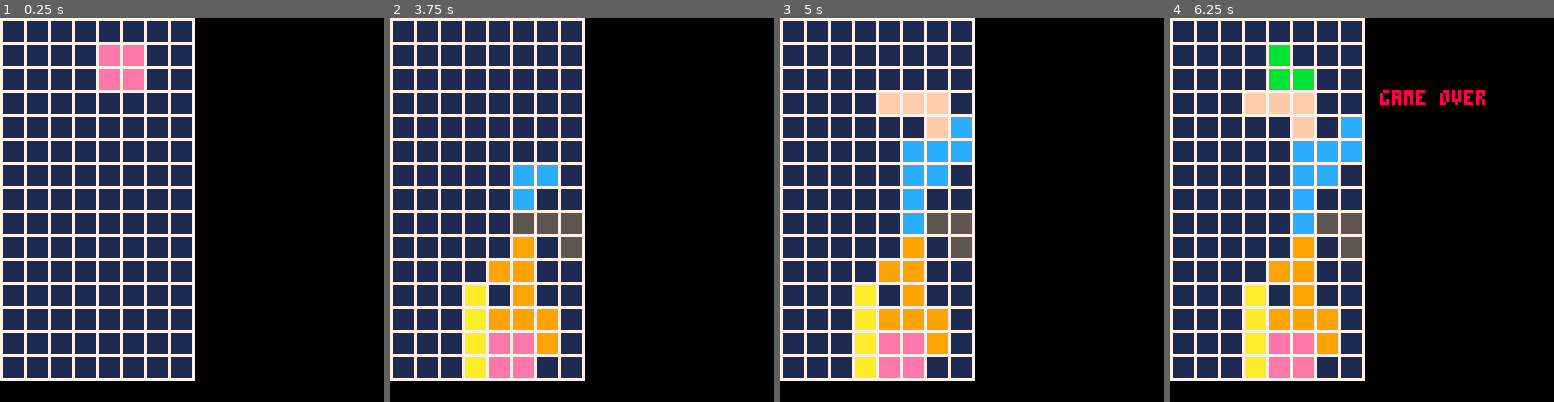
Above: before the commit, frames 1-4 (left to right).
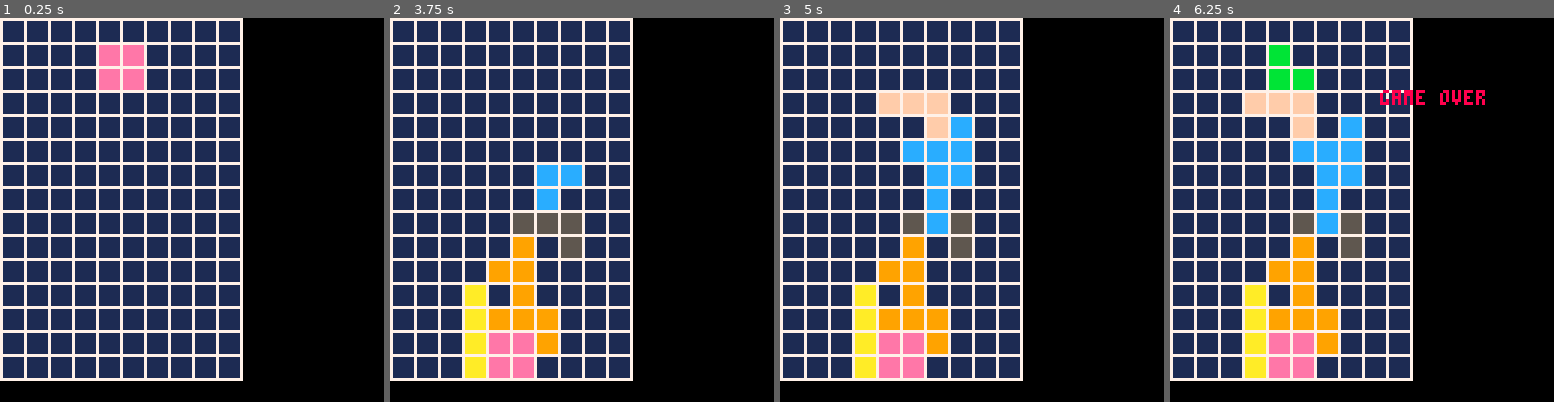
Above: after the commit, the same moments.

Repository: andrewedstrom/tetris-pico-8
Game: PICO-8 cartridge tetris.p8
The game is run twice, just before and just after one commit, with the same random seed, the same clock (stepped at 60 frames per second) and the same inputs.
Inputs:
- Up to frame 1 (0.25 s): no input
- Up to frame 2 (3.75 s): tap O (Z key) at 0.33, 0.7, 1.43, 2.22, 3.1 s; tap X (X key) at 1.07, 2.07, 2.4, 2.73, 3.07, 3.4, 3.73 s; hold Left 1.97-2.37 s; hold Down 2.42-2.82 s; hold Right 2.87-3.53 s; hold Up from 3.58 s (still down)
- Up to frame 3 (5 s): tap O (Z key) at 3.98, 4.87 s; tap X (X key) at 4.07, 4.4, 4.73 s; release Up at 4.08 s; hold Right 4.13-4.53 s; hold Down from 4.58 s (still down)
- Up to frame 4 (6.25 s): tap X (X key) every 0.33 s from 5.07 to 6.07 s; release Down at 5.08 s; hold Left 5.13-5.8 s; tap O (Z key) at 5.75 s; hold Up 5.85-6.18 s; hold Left from 6.23 s (still down)

The runs differ from the first frame. In frame 1, 12% of the frame differs, in the area x 50-64%, y 0-95%; in frame 2, 13%; in frame 3, 14%, in the area x 32-64%, y 0-95%; in frame 4, 13%.

Commit message:
make board 10 blocks wide

Diff:
--- a/tetris.p8
+++ b/tetris.p8
@@ -1,5 +1,5 @@
 pico-8 cartridge // http://www.pico-8.com
-version 18
+version 27
 __lua__
 local current_piece
 local frame
@@ -200,7 +200,7 @@
  frame=0
  gravity=20
  bottom=128-(blk_size)
- right_edge=(64-blk_size)
+ right_edge=(blk_size*10-blk_size)
  blocks={}
  game_over=false
 end
@@ -368,21 +368,21 @@
 00000000711111110000000070000000000000000000000000000000000000000000000000000000000000000000000000000000000000000000000000000000
 00000000711111110000000070000000000000000000000000000000000000000000000000000000000000000000000000000000000000000000000000000000
 __map__
-0101010101010101030000000000000001010101010101010101010101010000000000000000000000000000000000000000000000000000000000000000000000000000000000000000000000000000000000000000000000000000000000000000000000000000000000000000000000000000000000000000000000000000
-0101010101010101030000000000000001010101010101010101010101010000000000000000000000000000000000000000000000000000000000000000000000000000000000000000000000000000000000000000000000000000000000000000000000000000000000000000000000000000000000000000000000000000
-0101010101010101030000000000000001010101010101010101010101010000000000000000000000000000000000000000000000000000000000000000000000000000000000000000000000000000000000000000000000000000000000000000000000000000000000000000000000000000000000000000000000000000
-0101010101010101030000000000000001010101010101010101010101010000000000000000000000000000000000000000000000000000000000000000000000000000000000000000000000000000000000000000000000000000000000000000000000000000000000000000000000000000000000000000000000000000
-0101010101010101030000000000000001010101010101010101010101010000000000000000000000000000000000000000000000000000000000000000000000000000000000000000000000000000000000000000000000000000000000000000000000000000000000000000000000000000000000000000000000000000
-0101010101010101030000000000000001000101010101010101010101010000000000000000000000000000000000000000000000000000000000000000000000000000000000000000000000000000000000000000000000000000000000000000000000000000000000000000000000000000000000000000000000000000
-0101010101010101030000000000000001010101010101010101010101010000000000000000000000000000000000000000000000000000000000000000000000000000000000000000000000000000000000000000000000000000000000000000000000000000000000000000000000000000000000000000000000000000
-0101010101010101030000000000000001010101010101010101010101010000000000000000000000000000000000000000000000000000000000000000000000000000000000000000000000000000000000000000000000000000000000000000000000000000000000000000000000000000000000000000000000000000
-0101010101010101030000000000000001010101010101010101010101010000000000000000000000000000000000000000000000000000000000000000000000000000000000000000000000000000000000000000000000000000000000000000000000000000000000000000000000000000000000000000000000000000
-0101010101010101030000000000000001010101010101010101010101010000000000000000000000000000000000000000000000000000000000000000000000000000000000000000000000000000000000000000000000000000000000000000000000000000000000000000000000000000000000000000000000000000
-0101010101010101030000000000000001010101010101010101010101010000000000000000000000000000000000000000000000000000000000000000000000000000000000000000000000000000000000000000000000000000000000000000000000000000000000000000000000000000000000000000000000000000
-0101010101010101030000000000000001010101010101010101010101010000000000000000000000000000000000000000000000000000000000000000000000000000000000000000000000000000000000000000000000000000000000000000000000000000000000000000000000000000000000000000000000000000
-0101010101010101030000000000000001010101010101010101010101010000000000000000000000000000000000000000000000000000000000000000000000000000000000000000000000000000000000000000000000000000000000000000000000000000000000000000000000000000000000000000000000000000
-0101010101010101030000000000000001010101010101010101010101010000000000000000000000000000000000000000000000000000000000000000000000000000000000000000000000000000000000000000000000000000000000000000000000000000000000000000000000000000000000000000000000000000
-0101010101010101030000000000000001010101010101010101010101010000000000000000000000000000000000000000000000000000000000000000000000000000000000000000000000000000000000000000000000000000000000000000000000000000000000000000000000000000000000000000000000000000
-0404040404040404050000000000000001010101010101010101010101010000000000000000000000000000000000000000000000000000000000000000000000000000000000000000000000000000000000000000000000000000000000000000000000000000000000000000000000000000000000000000000000000000
+0101010101010101010103000000000001010101010101010101010101010000000000000000000000000000000000000000000000000000000000000000000000000000000000000000000000000000000000000000000000000000000000000000000000000000000000000000000000000000000000000000000000000000
+0101010101010101010103000000000001010101010101010101010101010000000000000000000000000000000000000000000000000000000000000000000000000000000000000000000000000000000000000000000000000000000000000000000000000000000000000000000000000000000000000000000000000000
+0101010101010101010103000000000001010101010101010101010101010000000000000000000000000000000000000000000000000000000000000000000000000000000000000000000000000000000000000000000000000000000000000000000000000000000000000000000000000000000000000000000000000000
+0101010101010101010103000000000001010101010101010101010101010000000000000000000000000000000000000000000000000000000000000000000000000000000000000000000000000000000000000000000000000000000000000000000000000000000000000000000000000000000000000000000000000000
+0101010101010101010103000000000001010101010101010101010101010000000000000000000000000000000000000000000000000000000000000000000000000000000000000000000000000000000000000000000000000000000000000000000000000000000000000000000000000000000000000000000000000000
+0101010101010101010103000000000001000101010101010101010101010000000000000000000000000000000000000000000000000000000000000000000000000000000000000000000000000000000000000000000000000000000000000000000000000000000000000000000000000000000000000000000000000000
+0101010101010101010103000000000001010101010101010101010101010000000000000000000000000000000000000000000000000000000000000000000000000000000000000000000000000000000000000000000000000000000000000000000000000000000000000000000000000000000000000000000000000000
+0101010101010101010103000000000001010101010101010101010101010000000000000000000000000000000000000000000000000000000000000000000000000000000000000000000000000000000000000000000000000000000000000000000000000000000000000000000000000000000000000000000000000000
+0101010101010101010103000000000001010101010101010101010101010000000000000000000000000000000000000000000000000000000000000000000000000000000000000000000000000000000000000000000000000000000000000000000000000000000000000000000000000000000000000000000000000000
+0101010101010101010103000000000001010101010101010101010101010000000000000000000000000000000000000000000000000000000000000000000000000000000000000000000000000000000000000000000000000000000000000000000000000000000000000000000000000000000000000000000000000000
+0101010101010101010103000000000001010101010101010101010101010000000000000000000000000000000000000000000000000000000000000000000000000000000000000000000000000000000000000000000000000000000000000000000000000000000000000000000000000000000000000000000000000000
+0101010101010101010103000000000001010101010101010101010101010000000000000000000000000000000000000000000000000000000000000000000000000000000000000000000000000000000000000000000000000000000000000000000000000000000000000000000000000000000000000000000000000000
+0101010101010101010103000000000001010101010101010101010101010000000000000000000000000000000000000000000000000000000000000000000000000000000000000000000000000000000000000000000000000000000000000000000000000000000000000000000000000000000000000000000000000000
+0101010101010101010103000000000001010101010101010101010101010000000000000000000000000000000000000000000000000000000000000000000000000000000000000000000000000000000000000000000000000000000000000000000000000000000000000000000000000000000000000000000000000000
+0101010101010101010103000000000001010101010101010101010101010000000000000000000000000000000000000000000000000000000000000000000000000000000000000000000000000000000000000000000000000000000000000000000000000000000000000000000000000000000000000000000000000000
+0404040404040404040405000000000001010101010101010101010101010000000000000000000000000000000000000000000000000000000000000000000000000000000000000000000000000000000000000000000000000000000000000000000000000000000000000000000000000000000000000000000000000000
 0404010101010101000000000001010101010101010101010101010101010000000000000000000000000000000000000000000000000000000000000000000000000000000000000000000000000000000000000000000000000000000000000000000000000000000000000000000000000000000000000000000000000000
 0000000000000000000000000001010101010101010101010101010101010000000000000000000000000000000000000000000000000000000000000000000000000000000000000000000000000000000000000000000000000000000000000000000000000000000000000000000000000000000000000000000000000000
